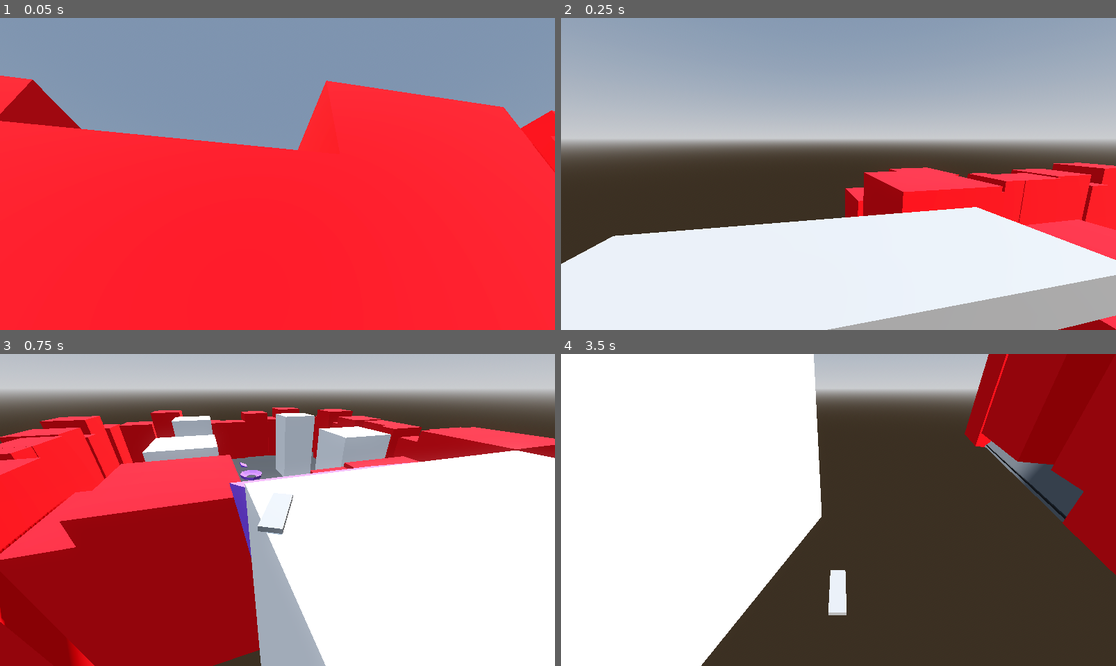
Above: before the commit, frames 1-4 (two rows, left to right).
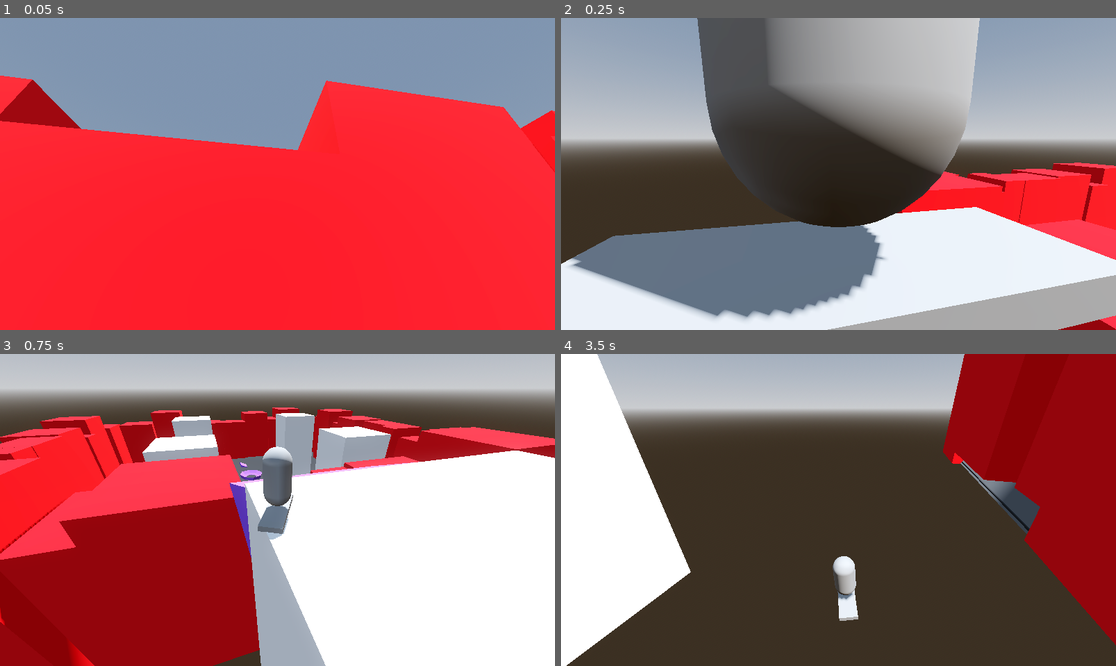
Above: after the commit, the same moments.

Repository: highrower/big-mode-26
Game: Godot game, scene res://Worlds/prototype_level.tscn
The game is run twice, just before and just after one commit, with the same random seed, the same clock (stepped at 60 frames per second) and the same inputs.
Inputs (mouse positions are in pixels of both pictures, inside the frame that each line leads up to):
- Up to frame 1 (0.05 s): no input
- Up to frame 2 (0.25 s): no input
- Up to frame 3 (0.75 s): move the mouse to (399, 494) at 0.52 s; hold D (move_right) from 0.53 s (still down); click (399, 494) at 0.6 s
- Up to frame 4 (3.5 s): tap Space (jump) at 0.77, 1.52, 3.02 s; move the mouse to (727, 525) at 1.27 s; release D (move_right) at 1.28 s; hold S (brake) 1.28-2.03 s; click (727, 525) at 1.35 s; move the mouse to (894, 441) at 2.02 s; hold D (move_right) 2.03-2.78 s; hold Shift (drift) 2.03-2.78 s; click (894, 441) at 2.3 s; move the mouse to (810, 572) at 2.77 s; hold W (accelerate) from 2.78 s (still down); click (810, 572) at 2.85 s

Frame 1 is identical in both runs. In frame 2, 34% of the frame differs, in the area x 1-76%, y 0-97%; in frame 3, 1.1%; in frame 4, 38%, in the area x 1-100%, y 0-100%.

Commit message:
Added spawn regions

Diff:
--- a/Worlds/prototype_level.tscn
+++ b/Worlds/prototype_level.tscn
@@ -2,6 +2,7 @@
 
 [ext_resource type="PackedScene" uid="uid://h2xotxmtsvq0" path="res://player/movement/player.tscn" id="1_w0yvr"]
 [ext_resource type="PackedScene" uid="uid://ckprci1fnwa1i" path="res://enemies/police_enemy.tscn" id="2_3j3h8"]
+[ext_resource type="PackedScene" uid="uid://dtkmtl3oc8x5q" path="res://enemies/spawners/spawner.tscn" id="3_u15jy"]
 
 [sub_resource type="ProceduralSkyMaterial" id="ProceduralSkyMaterial_w0yvr"]
 sky_horizon_color = Color(0.66224277, 0.6717428, 0.6867428, 1)
@@ -429,3 +430,11 @@
 
 [node name="PoliceEnemy" parent="." unique_id=962972829 instance=ExtResource("2_3j3h8")]
 transform = Transform3D(1, 0, 0, 0, 1, 0, 0, 0, 1, 0, 26.010826, 0)
+
+[node name="Spawner" parent="." unique_id=447969390 instance=ExtResource("3_u15jy")]
+transform = Transform3D(1, 0, 0, 0, 1, 0, 0, 0, 1, 10.14258, 34.34858, -16.0542)
+spawn_list = {
+ExtResource("2_3j3h8"): 1.0
+}
+spawn_rate = 10.0
+spawn_bounds = Vector3(0, 0, 0)
--- a/enemies/behaviors/PlayerSight.gd
+++ b/enemies/behaviors/PlayerSight.gd
@@ -13,7 +13,7 @@
 
 
 func _on_timer_timeout() -> void:
-	var targetables := get_tree().get_nodes_in_group("seekable")
+	var targetables := get_tree().get_nodes_in_group("player_team")
 
 	if len(targetables)==0:
 		return
--- a/enemies/behaviors/chase_player.gd
+++ b/enemies/behaviors/chase_player.gd
@@ -10,7 +10,7 @@
 	var current_location = caller.global_position
 	var next_location = nav_agent.get_next_path_position()
 	var new_velocity = (next_location-current_location).normalized()*speed
-	owner.apply_central_force(new_velocity)
+	caller.apply_central_force(new_velocity)
 
 func update_target(target_location):
 	nav_agent.target_position=target_location
--- a/enemies/behaviors/chase_player.tscn
+++ b/enemies/behaviors/chase_player.tscn
@@ -7,4 +7,3 @@
 
 [node name="NavigationAgent3D" type="NavigationAgent3D" parent="." unique_id=270976922]
 path_height_offset = -0.25
-avoidance_enabled = true
--- a/enemies/behaviors/hit_player.tscn
+++ b/enemies/behaviors/hit_player.tscn
@@ -3,6 +3,7 @@
 [ext_resource type="Script" uid="uid://1ole826a4xrk" path="res://hit_player.gd" id="1_iwduq"]
 
 [sub_resource type="BoxShape3D" id="BoxShape3D_b3fft"]
+size = Vector3(9, 3, 9)
 
 [node name="HitPlayer" type="Node3D" unique_id=243545642]
 script = ExtResource("1_iwduq")
--- a/enemies/dummy_enemy.gd
+++ b/enemies/dummy_enemy.gd
@@ -1,7 +1,7 @@
 extends RigidBody3D
 class_name EnemyObject
 
-@export var health := 3
+@export var health := 300.0
 
 # Called when the node enters the scene tree for the first time.
 func _ready() -> void:
@@ -18,4 +18,4 @@
 
 func take_damage(damage):
 	self.health-=damage
-	print("Dummy Health:"+str(health))
+	#print("Dummy Health:"+str(health))
--- a/enemies/dummy_enemy.tscn
+++ b/enemies/dummy_enemy.tscn
@@ -10,7 +10,7 @@
 radius = 1.2
 height = 5.0
 
-[node name="DummyEnemy" type="RigidBody3D" unique_id=962972829 groups=["damagable"]]
+[node name="DummyEnemy" type="RigidBody3D" unique_id=962972829 groups=["damagable", "enemy_team"]]
 axis_lock_angular_x = true
 axis_lock_angular_y = true
 axis_lock_angular_z = true
--- a/enemies/police_enemy.gd
+++ b/enemies/police_enemy.gd
@@ -13,8 +13,8 @@
 		ChasePlayer.speed = patrol_speed
 		var target = PatrolAround.target
 		ChasePlayer.update_target(target)
-
 	_behaviour_manager(delta)
 
 func take_damage(damage):
 	self.health-=damage
+	print("ENEMY:"+str(self.health))
--- a/enemies/police_enemy.tscn
+++ b/enemies/police_enemy.tscn
@@ -5,6 +5,7 @@
 [ext_resource type="PackedScene" uid="uid://chgyxk5kpa17n" path="res://enemies/behaviors/chase_player.tscn" id="3_mikam"]
 [ext_resource type="PackedScene" uid="uid://bh6mbtifu4hhu" path="res://enemies/behaviors/can_die.tscn" id="4_xt4sa"]
 [ext_resource type="PackedScene" uid="uid://bmol167bteymt" path="res://enemies/behaviors/patrol_around.tscn" id="5_6oxka"]
+[ext_resource type="PackedScene" uid="uid://dd3o21l4fnrfu" path="res://enemies/behaviors/hit_player.tscn" id="6_wnbo3"]
 
 [sub_resource type="CapsuleMesh" id="CapsuleMesh_ra0cx"]
 radius = 1.2
@@ -14,7 +15,7 @@
 radius = 1.2
 height = 5.0
 
-[node name="PoliceEnemy" type="RigidBody3D" unique_id=962972829 groups=["damagable"]]
+[node name="PoliceEnemy" type="RigidBody3D" unique_id=962972829 groups=["damagable", "enemy_team"]]
 axis_lock_angular_x = true
 axis_lock_angular_y = true
 axis_lock_angular_z = true
@@ -36,3 +37,6 @@
 [node name="CanDie" parent="." unique_id=1900563199 instance=ExtResource("4_xt4sa")]
 
 [node name="PatrolAround" parent="." unique_id=438560549 instance=ExtResource("5_6oxka")]
+
+[node name="HitPlayer" parent="." unique_id=243545642 instance=ExtResource("6_wnbo3")]
+transform = Transform3D(1, 0, 0, 0, 1, 0, 0, 0, 1, 0, 3, 0)
--- /dev/null
+++ b/enemies/spawners/spawner.tscn
@@ -0,0 +1,12 @@
+[gd_scene format=3 uid="uid://dtkmtl3oc8x5q"]
+
+[ext_resource type="Script" uid="uid://dj3o3defme7nu" path="res://spawner.gd" id="1_c0njo"]
+
+[node name="Spawner" type="Node3D" unique_id=447969390]
+script = ExtResource("1_c0njo")
+spawn_bounds = Vector3(7, 0, 7)
+
+[node name="Timer" type="Timer" parent="." unique_id=1301720940]
+autostart = true
+
+[connection signal="timeout" from="Timer" to="." method="_on_timer_timeout"]
--- a/hit_player.gd
+++ b/hit_player.gd
@@ -1,6 +1,6 @@
 extends Behaviour
 
-@export var damage := 10.0
+@export var damage := 20.0
 var can_attack : bool = true
 var attack_cooldown := 1.0
 var windup_time := 1.0
@@ -19,8 +19,8 @@
 
 func _on_wind_up_timeout() -> void:
 	for i in $Hurtbox.get_overlapping_bodies():
-		if i.is_in_group("seekable") and i.is_in_group("damagable"):
-			i.take_damage()
+		if i.is_in_group("player_team") and i.is_in_group("damagable"):
+			i.take_damage(damage)
 			$Cooldown.start()
 
 func _on_cooldown_timeout() -> void:
--- a/player/movement/player.tscn
+++ b/player/movement/player.tscn
@@ -3,6 +3,7 @@
 [ext_resource type="Script" uid="uid://cpgox75irsaxa" path="res://player/movement/hover_raycasts.gd" id="1_rkbax"]
 [ext_resource type="Script" uid="uid://cm7oi2jaitb28" path="res://player/movement/player_controller.gd" id="2_rkbax"]
 [ext_resource type="Script" uid="uid://dmjbhe6j6g7xq" path="res://player/camera.gd" id="4_yw30f"]
+[ext_resource type="PackedScene" uid="uid://bh6mbtifu4hhu" path="res://enemies/behaviors/can_die.tscn" id="5_td4vs"]
 [ext_resource type="PackedScene" uid="uid://cfxu8l7pwlof3" path="res://player/weapons/bat.tscn" id="5_wa6sx"]
 
 [sub_resource type="PhysicsMaterial" id="PhysicsMaterial_g1dw6"]
@@ -14,7 +15,15 @@
 [sub_resource type="BoxMesh" id="BoxMesh_tdtx0"]
 size = Vector3(2, 0.5, 6)
 
-[node name="Player" type="RigidBody3D" unique_id=518666012 groups=["seekable"]]
+[sub_resource type="CapsuleMesh" id="CapsuleMesh_tdtx0"]
+radius = 1.2
+height = 5.0
+
+[sub_resource type="CapsuleShape3D" id="CapsuleShape3D_wa6sx"]
+radius = 1.2
+height = 5.0
+
+[node name="Player" type="RigidBody3D" unique_id=518666012 groups=["damagable", "player_team"]]
 mass = 200.0
 physics_material_override = SubResource("PhysicsMaterial_g1dw6")
 gravity_scale = 4.0
@@ -63,6 +72,17 @@
 
 [node name="Bat" parent="Node3D" unique_id=1849425671 instance=ExtResource("5_wa6sx")]
 transform = Transform3D(1, 0, 0, 0, 1, 0, 0, 0, 1, 0, 3.3394232, -4.171708)
+knockback = 50.0
 
 [node name="MeshInstance3D" type="MeshInstance3D" parent="." unique_id=984524865]
 mesh = SubResource("BoxMesh_tdtx0")
+
+[node name="MeshInstance3D2" type="MeshInstance3D" parent="." unique_id=1716787854]
+transform = Transform3D(1, 0, 0, 0, 1, 0, 0, 0, 1, 0, 3.1670003, 0)
+mesh = SubResource("CapsuleMesh_tdtx0")
+
+[node name="CollisionShape3D2" type="CollisionShape3D" parent="." unique_id=811608318]
+transform = Transform3D(1, 0, 0, 0, 1, 0, 0, 0, 1, 0, 3.0321436, 0)
+shape = SubResource("CapsuleShape3D_wa6sx")
+
+[node name="CanDie" parent="." unique_id=1900563199 instance=ExtResource("5_td4vs")]
--- a/player/movement/player_controller.gd
+++ b/player/movement/player_controller.gd
@@ -2,6 +2,7 @@
 
 @onready var rays = get_tree().get_nodes_in_group("Raycasts")
 
+@export_group("Movement")
 @export var acceleration := 60.0
 @export var max_speed := 50.0
 @export var turn_speed := 3.0
@@ -10,6 +11,9 @@
 @export var gravity_assist := 2.0
 @export var hover_height := 2.5
 @export var fall_multiplier := 2.5 # Gravity strength when falling
+
+
+@export var health := 300.0
 
 @export_range(0.0, 1.0) var grip_standard := 0.95
 @export_range(0.0, 1.0) var grip_drift := 0.01
@@ -74,3 +78,15 @@
 
 	if Input.is_action_just_pressed("jump") and is_grounded:
 		state.apply_central_impulse(Vector3.UP * jump_force * mass)
+
+func _physics_process(delta: float) -> void:
+	_behaviour_manager(delta)
+
+func _behaviour_manager(delta: float):
+	for child in get_children():
+		if child is Behaviour and child.enabled:
+			child.execute(self,delta)
+
+func take_damage(damage):
+	self.health-=damage
+	print("PLAYER:"+str(self.health))
--- a/player/weapons/bat.gd
+++ b/player/weapons/bat.gd
@@ -2,7 +2,7 @@
 
 @onready var Cooldown := $Cooldown
 @export var CooldownTime := 1.0
-@export var damage := 1
+@export var damage := 50.0
 @export var knockback := 25.0
 var can_attack := true
 # Called when the node enters the scene tree for the first time.
@@ -17,7 +17,7 @@
 		Cooldown.start()
 		if has_overlapping_bodies():
 			for i in get_overlapping_bodies():
-				if i.is_in_group("damagable"):
+				if i.is_in_group("enemy_team") and i.is_in_group("damagable"):
 					hit(i)
 
 func hit(target):
--- a/project.godot
+++ b/project.godot
@@ -18,7 +18,8 @@
 [global_group]
 
 damagable=""
-seekable=""
+player_team=""
+enemy_team=""
 
 [input]
 
--- /dev/null
+++ b/spawner.gd
@@ -0,0 +1,45 @@
+extends Node3D
+
+@export_group("Spawn Settings")
+@export var spawn_list: Dictionary = {} # {PackedScene: float}
+@export var spawn_rate: float = 2.0
+@export var max_enemies: int = 10
+@export var spawn_bounds: Vector3
+@onready var spawn_timer = $Timer
+var current_enemy_count: int = 0
+
+func _ready():
+	spawn_timer.wait_time = spawn_rate
+
+func _on_timer_timeout():
+	if current_enemy_count < max_enemies:
+		spawn_enemy()
+
+func spawn_enemy():
+	var enemy_scene = get_weighted_enemy()
+	if not enemy_scene:
+		print(enemy_scene)
+		return
+
+	var instance = enemy_scene.instantiate()
+	add_child(instance)
+
+	instance.global_position = global_position + get_random_point_in_bounds()
+
+	current_enemy_count += 1
+	instance.tree_exited.connect(func(): current_enemy_count -= 1)
+
+func get_random_point_in_bounds() -> Vector3:
+	return Vector3(randf_range(0.0,spawn_bounds.x),randf_range(0.0,spawn_bounds.y),randf_range(0.0,spawn_bounds.z))
+
+
+func get_weighted_enemy() -> PackedScene:
+	var total_weight = 0.0
+	for i in spawn_list.values():
+		total_weight += i
+	var roll = randf() * total_weight
+	var cursor = 0.0
+	for scene in spawn_list:
+		cursor += spawn_list[scene]
+		if roll <= cursor: return scene
+	return null
Not shown, added: spawner.gd.uid
